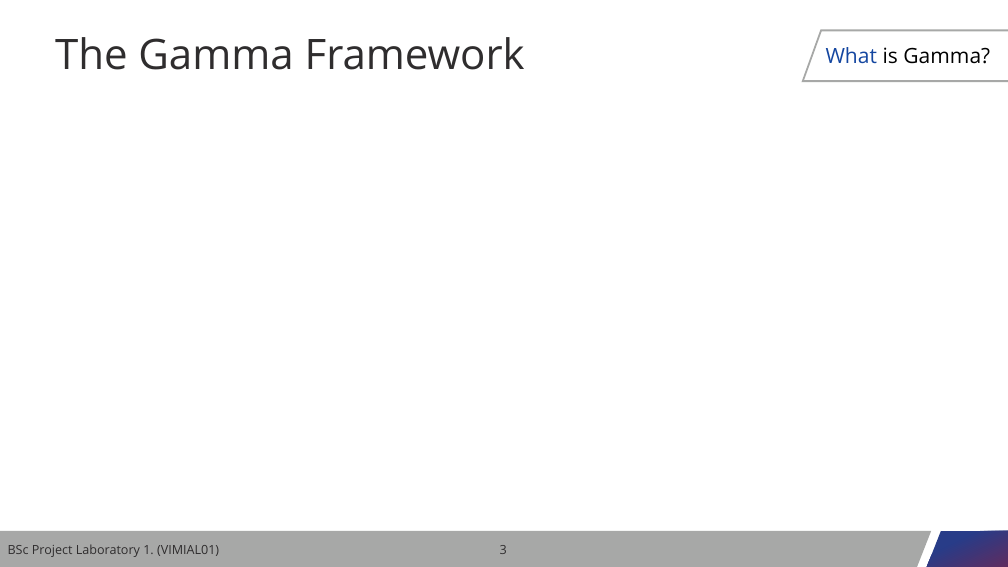
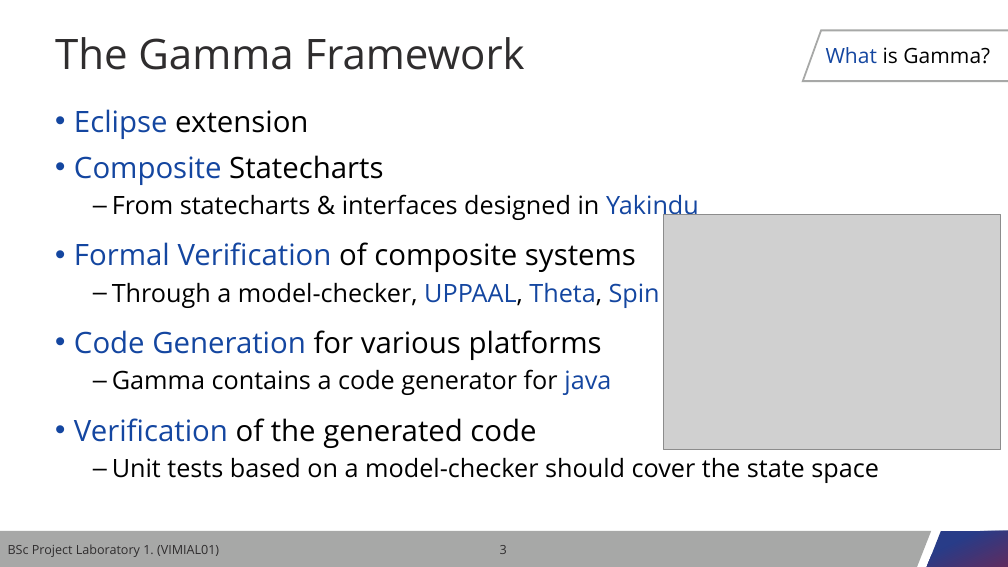
Before and after one commit to nagyl1999/gamma-c, a slide deck: slide 3 of presentation/gamma-c.pptx. Drawn at 1008x567 pixels with LibreOffice and Linux fonts; fonts in the diff are those of the drawing; grey boxes stand for pictures; background and template pictures are left out. Boxes give left, top, right and bottom in pixels: in the first picture for what was removed or moved away, otherwise in the second. Text is boxed around its words. In the diff, an @@ line names an element or a change of style, - is before the commit and + after.

```diff
--- a/presentation/gamma-c.pptx
+++ b/presentation/gamma-c.pptx
@@ text added at (74,109,879,483), 24 pt, text #000000 @@
+• Eclipse extension
+• Composite Statecharts
+  – From statecharts & interfaces designed in Yakindu
+• Formal Verification of composite systems
+  – Through a model-checker, UPPAAL, Theta, Spin
+• Code Generation for various platforms
+  – Gamma contains a code generator for java
+• Verification of the generated code
+  – Unit tests based on a model-checker should cover the state space
@@ picture added at (664,214,1001,450) @@
```
Also in this commit, not shown: 7 other slides changed, 1 slide added, 8 other files.
